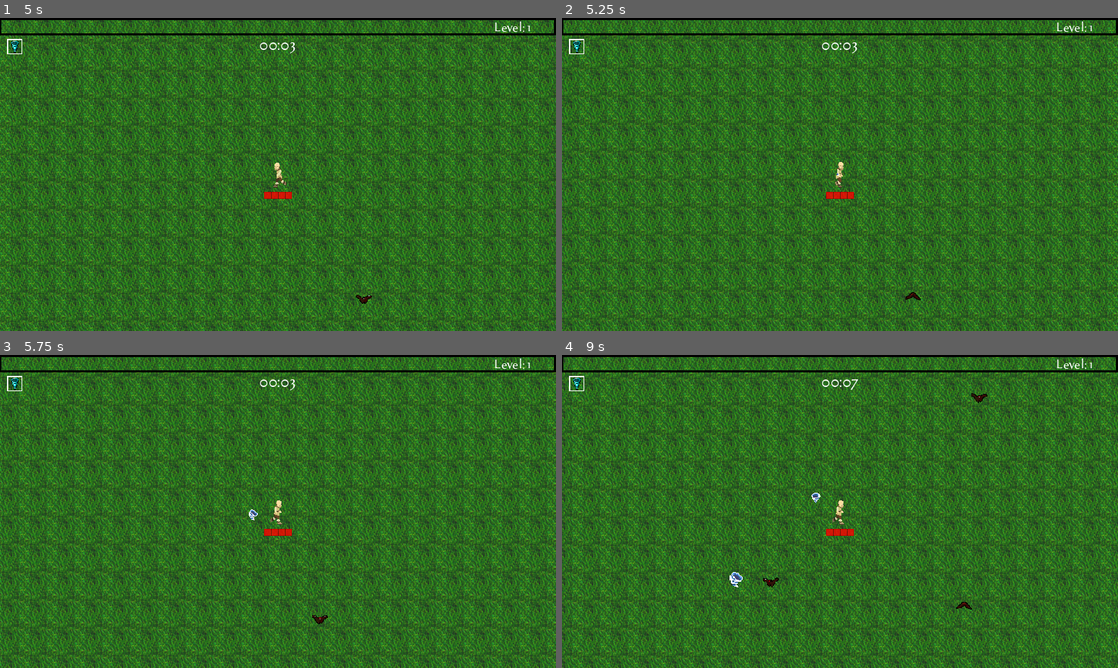
Above: before the commit, frames 1-4 (two rows, left to right).
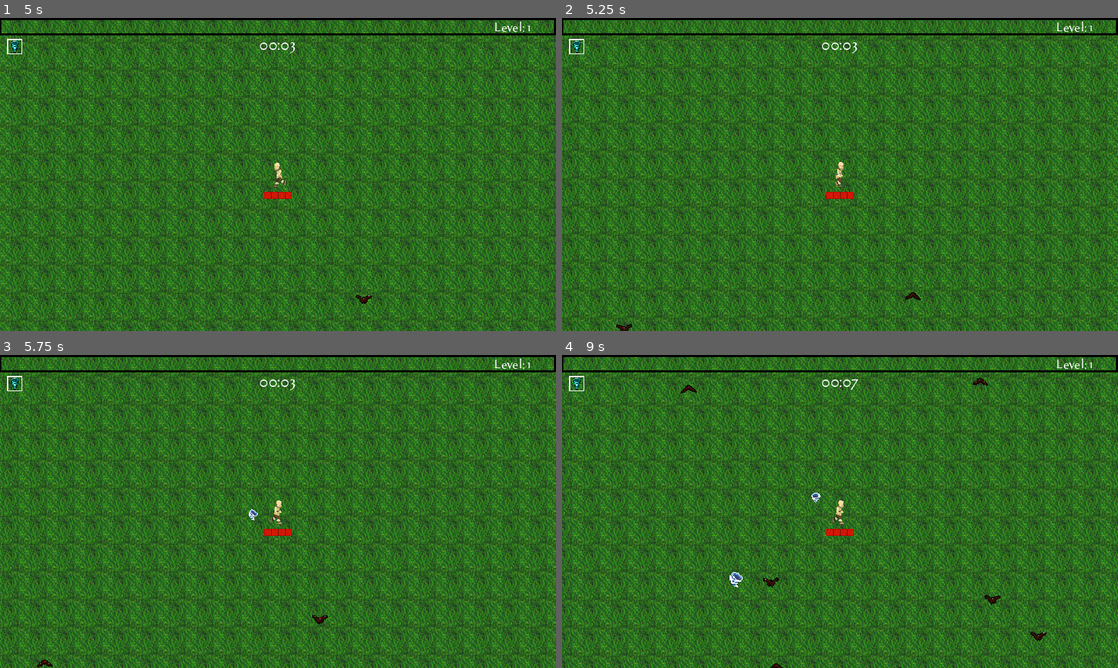
Above: after the commit, the same moments.

Repository: deonblaauw/rfg
Game: Godot game, scene res://Title Screen/menu.tscn
Two runs of this game, one before a commit and one after it. Both use one fixed random seed, a clock stepped at 60 frames per second and the inputs below. Sound files missing from this copy of the repository are replaced by a short silence.
Inputs (mouse positions are in pixels of both pictures, inside the frame that each line leads up to):
- Up to frame 1 (5 s): click "Play" at 0.5 s; tap Enter at 1.25 s; move the mouse to (250, 237) at 1.27 s; hold Up (up) 1.28-2.78 s; click (250, 237) at 1.35 s; move the mouse to (444, 221) at 2.02 s; click (444, 221) at 2.1 s; move the mouse to (111, 127) at 2.77 s; hold Left (left) 2.78-4.28 s; click (111, 127) at 2.85 s; move the mouse to (305, 174) at 3.52 s; click (305, 174) at 3.6 s; move the mouse to (194, 96) at 4.27 s; hold Down (down) from 4.28 s (still down); click (194, 96) at 4.35 s
- Up to frame 2 (5.25 s): move the mouse to (962, 158) at 5.02 s; release Down (down) at 5.03 s; hold Right (right) from 5.03 s (still down); click (962, 158) at 5.1 s
- Up to frame 3 (5.75 s): keep holding Right (right)
- Up to frame 4 (9 s): move the mouse to (728, 527) at 5.77 s; release Right (right) at 5.78 s; hold Up (up) 5.78-6.53 s; click (728, 527) at 5.85 s; move the mouse to (895, 442) at 6.52 s; hold Right (right) 6.53-8.78 s; click (895, 442) at 6.6 s; move the mouse to (812, 574) at 7.27 s; click (812, 574) at 7.35 s; move the mouse to (1006, 558) at 8.02 s; click (1006, 558) at 8.1 s; move the mouse to (673, 464) at 8.77 s; hold Down (down) from 8.78 s (still down); click (673, 464) at 8.85 s

Frame 1 is identical in both runs. In frame 2, less than 0.1% of the frame differs, in the area x 9-13%, y 97-100%; in frame 3, less than 0.1%; in frame 4, 0.3%, in the area x 21-88%, y 7-100%.

Commit message:
PLayTest Alpha. Feels 7/10

Diff:
--- a/World/world.tscn
+++ b/World/world.tscn
@@ -18,7 +18,7 @@
 time_start = 0
 time_end = 30
 enemy = ExtResource("4_nsqdi")
-spawn_amount = 1
+spawn_amount = 2
 spawn_delay = 0
 
 [sub_resource type="Resource" id="Resource_g2otk"]
@@ -26,7 +26,7 @@
 time_start = 30
 time_end = 210
 enemy = ExtResource("3_6yeto")
-spawn_amount = 2
+spawn_amount = 4
 spawn_delay = 0
 
 [sub_resource type="Resource" id="Resource_q1x4t"]
@@ -34,7 +34,7 @@
 time_start = 60
 time_end = 180
 enemy = ExtResource("7_xirlc")
-spawn_amount = 1
+spawn_amount = 4
 spawn_delay = 1
 
 [sub_resource type="Resource" id="Resource_ivbsa"]
@@ -42,7 +42,7 @@
 time_start = 180
 time_end = 210
 enemy = ExtResource("8_lhh2m")
-spawn_amount = 1
+spawn_amount = 4
 spawn_delay = 2
 
 [sub_resource type="Resource" id="Resource_5cyg7"]
@@ -50,7 +50,7 @@
 time_start = 210
 time_end = 240
 enemy = ExtResource("7_xirlc")
-spawn_amount = 2
+spawn_amount = 4
 spawn_delay = 0
 
 [sub_resource type="Resource" id="Resource_li05e"]
@@ -58,7 +58,7 @@
 time_start = 240
 time_end = 270
 enemy = ExtResource("8_lhh2m")
-spawn_amount = 1
+spawn_amount = 2
 spawn_delay = 0
 
 [sub_resource type="Resource" id="Resource_6t73h"]
@@ -66,7 +66,7 @@
 time_start = 240
 time_end = 240
 enemy = ExtResource("9_e77n5")
-spawn_amount = 1
+spawn_amount = 2
 spawn_delay = 0
 
 [sub_resource type="Resource" id="Resource_x3w1c"]
@@ -74,7 +74,7 @@
 time_start = 270
 time_end = 300
 enemy = ExtResource("8_lhh2m")
-spawn_amount = 5
+spawn_amount = 10
 spawn_delay = 0
 
 [sub_resource type="Resource" id="Resource_s5w0b"]
@@ -108,5 +108,5 @@
 
 [node name="snd_music" type="AudioStreamPlayer" parent="."]
 stream = ExtResource("12_504vc")
-volume_db = -15.0
+volume_db = -20.0
 autoplay = true
